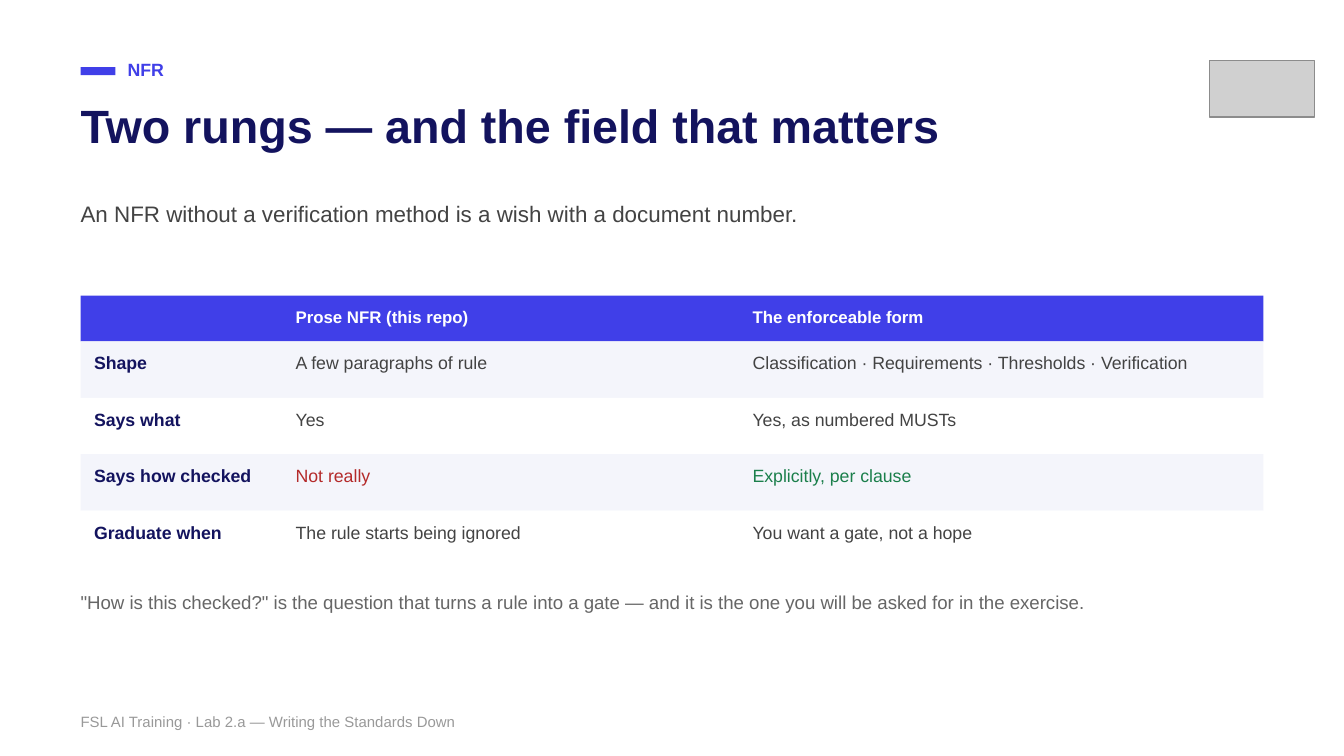
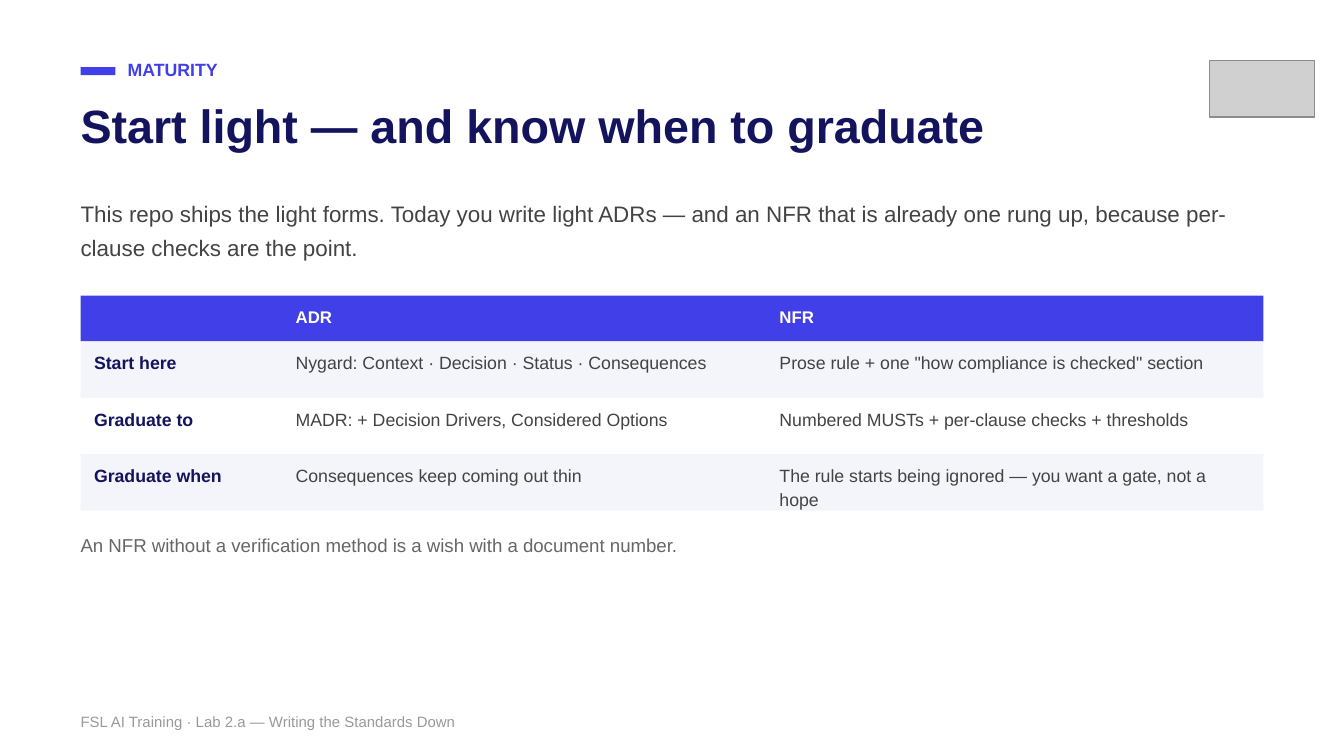
Before and after one commit to mike-tajmajer-fullstacklabs/fsl-taskboard-lab, a slide deck: slide 10 of docs/instructor/lab-2a-writing-the-standards-down.pptx (slide 12 before the commit). Drawn at 1344x756 pixels with LibreOffice and Linux fonts; fonts in the diff are those of the drawing; grey boxes stand for pictures. Boxes give left, top, right and bottom in pixels: in the first picture for what was removed or moved away, otherwise in the second. Text is boxed around its words. In the diff, an @@ line names an element or a change of style, - is before the commit and + after.

```diff
--- a/docs/instructor/lab-2a-writing-the-standards-down.pptx
+++ b/docs/instructor/lab-2a-writing-the-standards-down.pptx
@@ text at (128, 64, 218, 76): text changed @@
-NFR
+MATURITY
@@ text at (81, 109, 984, 152): text changed @@
-Two rungs — and the field that matters
+Start light — and know when to graduate
@@ text at (81, 205, 1226, 261): text changed @@
-An NFR without a verification method is a wish with a document number.
+This repo ships the light forms. Today you write light ADRs — and an NFR that is already one rung up, because per-clause checks are the point.
@@ text at (296, 311, 332, 323): text changed @@
-Prose NFR (this repo)
+ADR
@@ text at (779, 311, 814, 323): text changed @@
-The enforceable form
+NFR
@@ text at (94, 356, 176, 369): text changed @@
-Shape
+Start here
@@ text at (296, 356, 706, 373): text changed @@
-A few paragraphs of rule
+Nygard: Context · Decision · Status · Consequences
@@ text at (779, 356, 1203, 373): text changed @@
-Classification · Requirements · Thresholds · Verification
+Prose rule + one "how compliance is checked" section
@@ text at (94, 413, 194, 426): text changed @@
-Says what
+Graduate to
@@ text at (296, 413, 668, 430): text changed @@
-Yes
+MADR: + Decision Drivers, Considered Options
@@ text at (779, 413, 1189, 430): text changed @@
-Yes, as numbered MUSTs
+Numbered MUSTs + per-clause checks + thresholds
@@ text "Graduate when": place and size @@
-text "Graduate when" at (94, 526, 222, 539)
+text "Graduate when" at (94, 469, 222, 482)
@@ text removed at (94, 469, 251, 486) @@
-Says how checked
@@ text at (296, 469, 582, 486): text changed; text colour #B42A2A to #434343 @@
-Not really
+Consequences keep coming out thin
@@ text at (779, 469, 1206, 510): text changed; text colour #1B7F4B to #434343 @@
-Explicitly, per clause
+The rule starts being ignored — you want a gate, not a hope
@@ text at (81, 538, 677, 552): text added @@
+An NFR without a verification method is a wish with a document number.
@@ text "An NFR without a verification ...": place and size @@
-text "An NFR without a verification ..." at (81, 511, 1263, 567)
+text "An NFR without a verification ..." at (81, 538, 677, 552)
@@ text "An NFR without a verification ..." at (81, 538, 677, 552): fill #FFFFFF to none @@
@@ text removed at (296, 526, 521, 543) @@
-The rule starts being ignored
@@ text removed at (753, 526, 972, 543) @@
-You want a gate, not a hope
@@ text removed at (81, 595, 1084, 613) @@
-"How is this checked?" is the question that turns a rule into a gate — and it is the one you will be asked for in the exercise.
```
Also in this commit, not shown: 21 other slides changed, 4 slides added, 5 slides removed, 10 other files.
